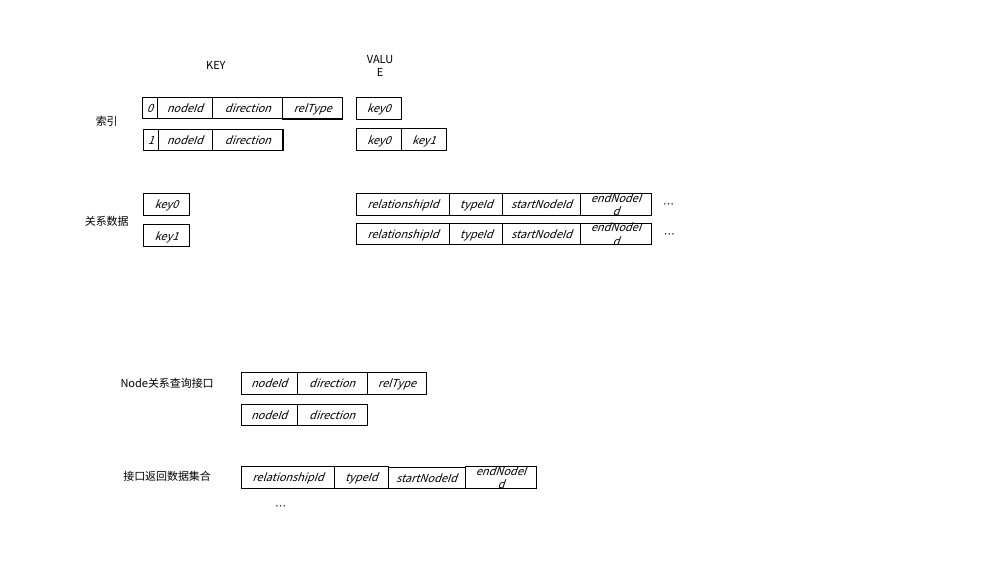
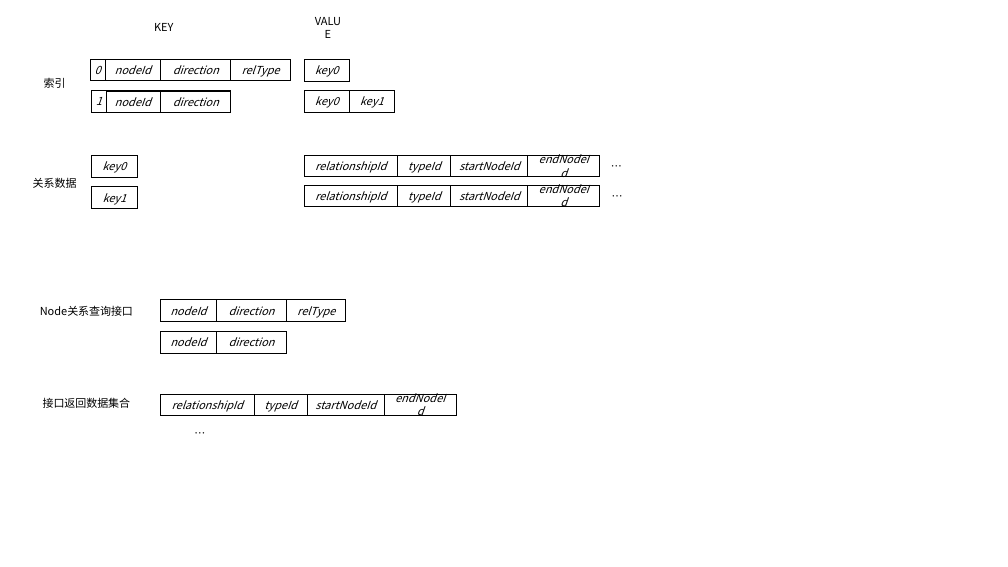
Before and after one commit to yayadi23/BIM, a slide deck: slide 43 of 毕业论文资料/毕业论文图 [自动保存的].pptx. Drawn at 1008x567 pixels with LibreOffice and Linux fonts; fonts in the diff are those of the drawing. Boxes give left, top, right and bottom in pixels: in the first picture for what was removed or moved away, otherwise in the second. Text is boxed around its words. In the diff, an @@ line names an element or a change of style, - is before the commit and + after.

```diff
--- a/毕业论文资料/毕业论文图 [自动保存的].pptx
+++ b/毕业论文资料/毕业论文图 [自动保存的].pptx
@@ text "KEY": place and size @@
-text "KEY" at [206,61,225,69]
+text "KEY" at [154,23,173,31]
@@ 16 rectangles, 3 texts: place and size @@
-16 rectangles, 3 texts at [96,58,682,245]
+16 rectangles, 3 texts at [44,20,630,207]
@@ 5 rectangles, 1 text: place and size @@
-5 rectangles, 1 text at [76,129,683,247]
+5 rectangles, 1 text at [23,91,631,209]
@@ text "Node关系查询接口": place and size @@
-text "Node关系查询接口" at [121,378,214,388]
+text "Node关系查询接口" at [40,305,133,316]
@@ rectangle "startNodeId": place and size @@
-rectangle "startNodeId" at [388,467,465,488]
+rectangle "startNodeId" at [308,395,385,416]
@@ 8 rectangles, 2 texts: place and size @@
-8 rectangles, 2 texts at [123,373,537,516]
+8 rectangles, 2 texts at [43,300,456,444]
```
Also in this commit, not shown: 2 other slides changed, 2 slides added, 8 other files.
